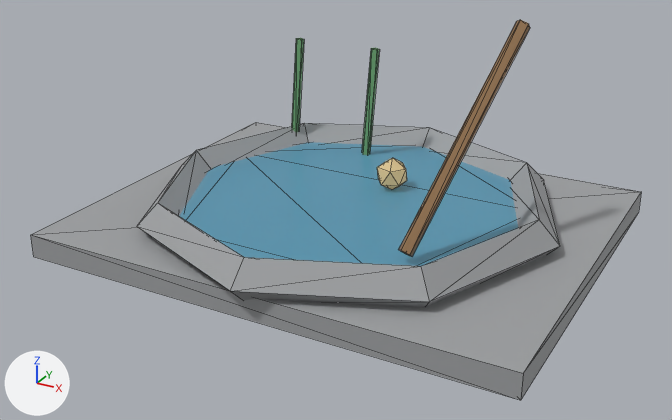
A saved change to the glTF model public/assets/harthmere/glb/gathering_nodes/harthmere_river_fishing_pool/harthmere_river_fishing_pool.lod1.glb.
Both versions are drawn from a camera (50 mm lens) standing at (2.05, -3.9, 2.06) and looking at (0.01, -0.19, 0.21). Every picture has the same lights, and +X, +Y and +Z are marked at lower left. The older version comes first. Mesh edges are drawn as thin lines. Vertices at exactly the same position are counted once.

The older version as bpy lines, for what is in view:
```python
me_mesh_0 = bpy.data.meshes.new('Mesh_0')
me_mesh_0.from_pydata(...)  # 102 vertices, 180 faces; spans x 0.0..16383.0, y -14286.0..0.0, z 0.0..7681.0
# faces by material slot: [76, 36, 16, 20, 32]
me_mesh_0.materials.append(mat_harthmere_river_fishing_pool_stone_001)  # grey #9ea0a2
me_mesh_0.materials.append(mat_harthmere_river_fishing_pool_water_001)  # cyan #61aac8
me_mesh_0.materials.append(mat_harthmere_river_fishing_pool_wood_001)  # brown #95734d
me_mesh_0.materials.append(mat_harthmere_river_fishing_pool_highlight_001)  # beige #bfaa7c, glowing brown #76694b
me_mesh_0.materials.append(mat_harthmere_river_fishing_pool_green_001)  # green #76ad76
ob_mesh_0 = bpy.data.objects.new('Mesh_0', me_mesh_0)
ob_mesh_0.location = (-1.25, 1.09, 0.0)
ob_mesh_0.scale = (0.000153, 0.000153, 0.000153)
```
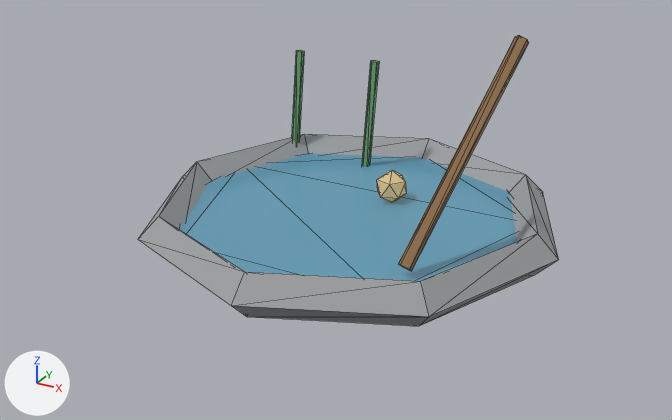
What differs and where, as boxes [x1, y1, x2, y2] in the pictures (672 x 420 px; the box of a moved part takes in the faces that stretch with it):
'Mesh_0', reshaped, moved, rescaled (31% narrower, 23% shorter): before [31, 20, 641, 400]; after [138, 35, 559, 326]
part 1 of me_mesh_0, added: after [180, 153, 517, 281]
part 2 of me_mesh_0, added: after [377, 170, 407, 201]
part 3 of me_mesh_0, rebuilt: before [137, 123, 560, 308]; after [138, 134, 559, 326]
part 4 of me_mesh_0, rebuilt: before [399, 20, 530, 257]; after [398, 35, 529, 271]
part 5 of me_mesh_0, deleted: before [377, 158, 407, 189]
part 6 of me_mesh_0, deleted: before [362, 48, 380, 155]
part 7 of me_mesh_0, deleted: before [292, 38, 304, 133]
part 8 of me_mesh_0, moved or reshaped: before [31, 122, 641, 400]; after [292, 50, 379, 166]

Patch to the scene script:
```diff
--- a/public/assets/harthmere/glb/gathering_nodes/harthmere_river_fishing_pool/harthmere_river_fishing_pool.lod1.glb.py
+++ b/public/assets/harthmere/glb/gathering_nodes/harthmere_river_fishing_pool/harthmere_river_fishing_pool.lod1.glb.py
@@ me_mesh_0 @@
 # used by ob_mesh_0; location = (-1.25, 1.09, 0.0); scale = (0.000153, 0.000153, 0.000153)
-me_mesh_0.from_pydata(...)  # 102 vertices, 180 faces; spans x 0.0..16383.0, y -14286.0..0.0, z 0.0..7681.0
+me_mesh_0.from_pydata(...)  # 94 vertices, 168 faces; spans x 0.0..16383.0, y -16383.0..0.0, z 0.0..8283.0
+# me_mesh_0 part 1: a new loose piece, a 10-sided cylinder along z spanning x 1616.0..14767.0, y -15105.0..-1278.0, z 526.0..977.0, in mat_harthmere_river_fishing_pool_water_001 (cyan #61aac8)
+# me_mesh_0 part 2: a new loose piece, an icosphere of 20 faces spanning x 8488.0..9698.0, y -7114.0..-5963.0, z 902.0..2255.0, in mat_harthmere_river_fishing_pool_highlight_001 (beige #bfaa7c, glowing brown #76694b)
+# me_mesh_0 part 3: the loose piece of 32 vertices spanning x 1049.0..15334.0, y -14286.0..0.0, z 459.0..1900.0 is rebuilt with 32 vertices and now spans x 0.0..16383.0, y -16383.0..0.0, z 0.0..1653.0
+# me_mesh_0 part 4: the loose piece of 10 vertices spanning x 11571.0..13493.0, y -10850.0..-5916.0, z 1521.0..7681.0 is rebuilt with 10 vertices and now spans x 12068.0..14271.0, y -12443.0..-6784.0, z 1218.0..8283.0
+# me_mesh_0 part 5: the loose piece of 12 vertices spanning x 8450.0..9505.0, y -6203.0..-5200.0, z 1245.0..2425.0 is deleted
+# me_mesh_0 part 6: the loose piece of 10 vertices spanning x 6455.0..7079.0, y -3236.0..-2924.0, z 1169.0..5386.0 is deleted
+# me_mesh_0 part 7: the loose piece of 10 vertices spanning x 3310.0..3933.0, y -3236.0..-2924.0, z 1169.0..5386.0 is deleted
+# me_mesh_0 part 8
+# 28 vertices are removed from x 0.0..16383.0, y -13696.0..-590.0, z 0.0..1311.0
+# 48 faces are deleted
+# 13 vertices are added at x 2593.0..6576.0, y -3711.0..-3353.0, z 815.0..5651.0
+# 7 new vertices lie (376.0, 0.0, 4810.0) away from vertices in x 2593.0..6539.0, y -3711.0..-3353.0, z 815.0..841.0
+# 32 new faces join them, mat_harthmere_river_fishing_pool_green_001 (green #76ad76)
 me_mesh_0.materials.append(mat_harthmere_river_fishing_pool_stone_001)
@@ ob_mesh_0 @@
 ob_mesh_0 = bpy.data.objects.new('Mesh_0', me_mesh_0)
-ob_mesh_0.location = (-1.25, 1.09, 0.0)
-ob_mesh_0.scale = (0.000153, 0.000153, 0.000153)
+ob_mesh_0.location = (-1.09, 1.09, 0.0)
+ob_mesh_0.scale = (0.000133, 0.000133, 0.000133)
```
